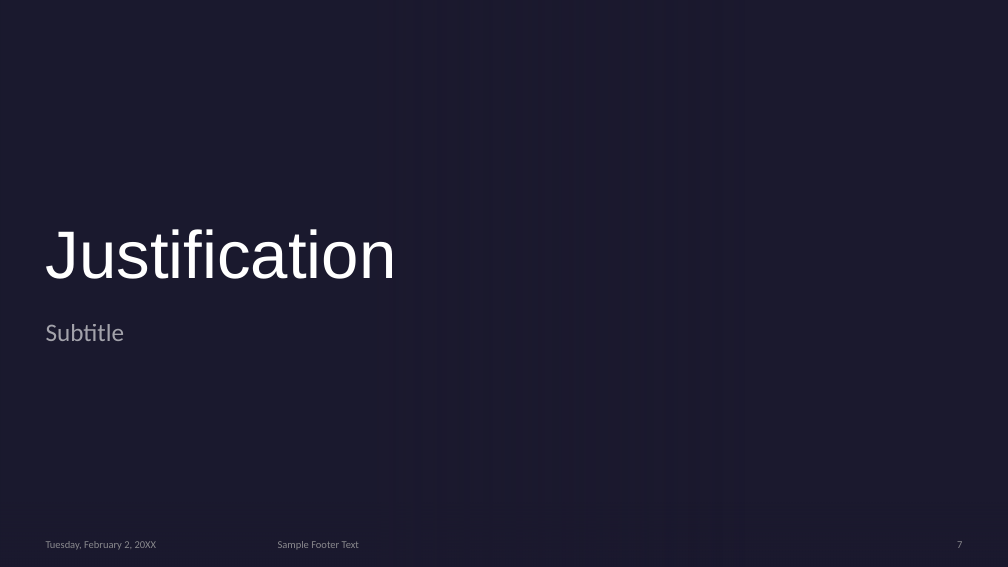
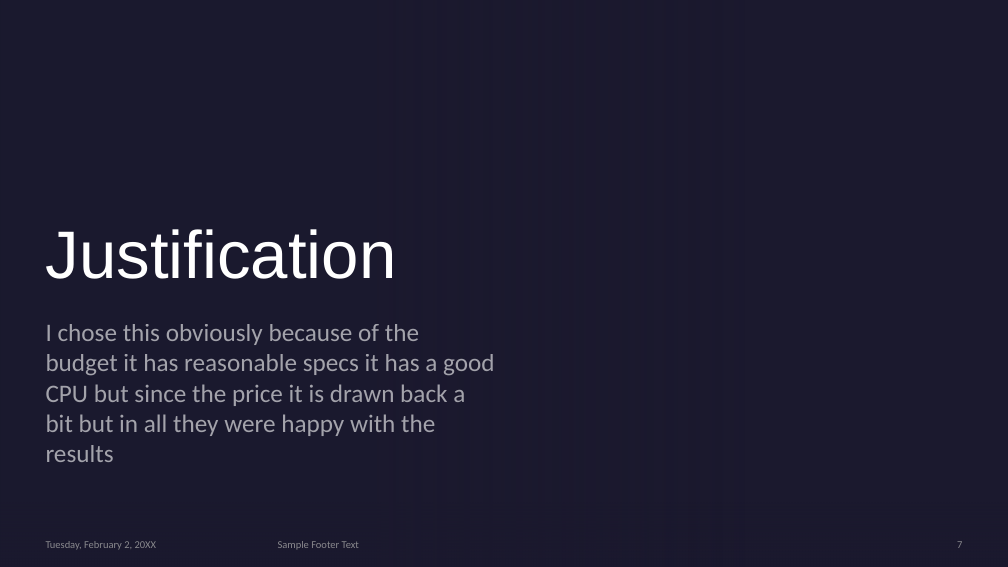
Before and after one commit to Digital-Tech-KKHS/10dtc-computer-hardware-csherwinqqq, a slide deck: slide 7 of Presentation Template.pptx. Drawn at 1008x567 pixels with LibreOffice and Linux fonts; fonts in the diff are those of the drawing; background and template pictures are left out. Boxes give left, top, right and bottom in pixels: in the first picture for what was removed or moved away, otherwise in the second. Text is boxed around its words. In the diff, an @@ line names an element or a change of style, - is before the commit and + after.

```diff
--- a/Presentation Template.pptx
+++ b/Presentation Template.pptx
@@ subtitle at (46, 324, 495, 462): text changed @@
-Subtitle
+I chose this obviously because of the budget it has reasonable specs it has a good CPU but since the price it is drawn back a bit but in all they were happy with the results
```
Also in this commit, not shown: 7 other slides changed, 1 slide added, 1 slide removed.
